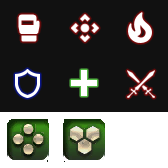
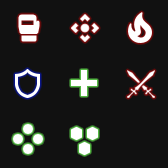
Revision of a layered (168, 168) image; what changed, layer by layer:
added layer "shield" in group "heal" over [71, 127, 98, 155]
added layer "main" in group "heal" over [13, 124, 43, 154]
painted on "background" over [0, 112, 168, 168]
